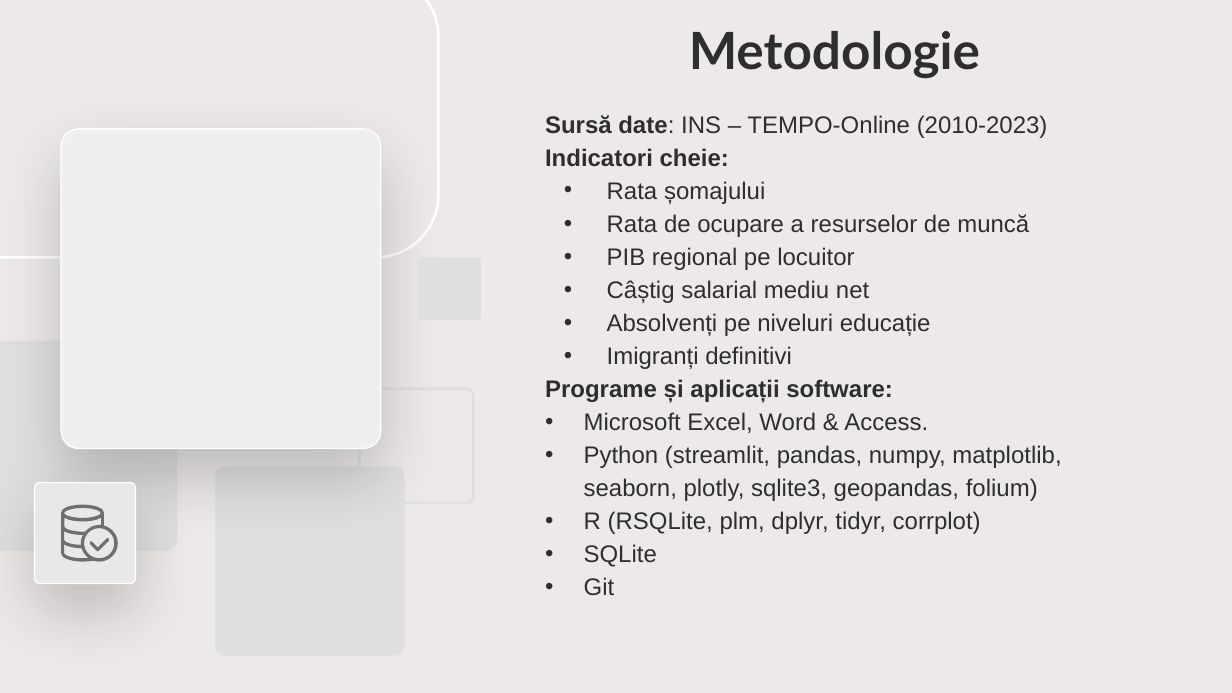
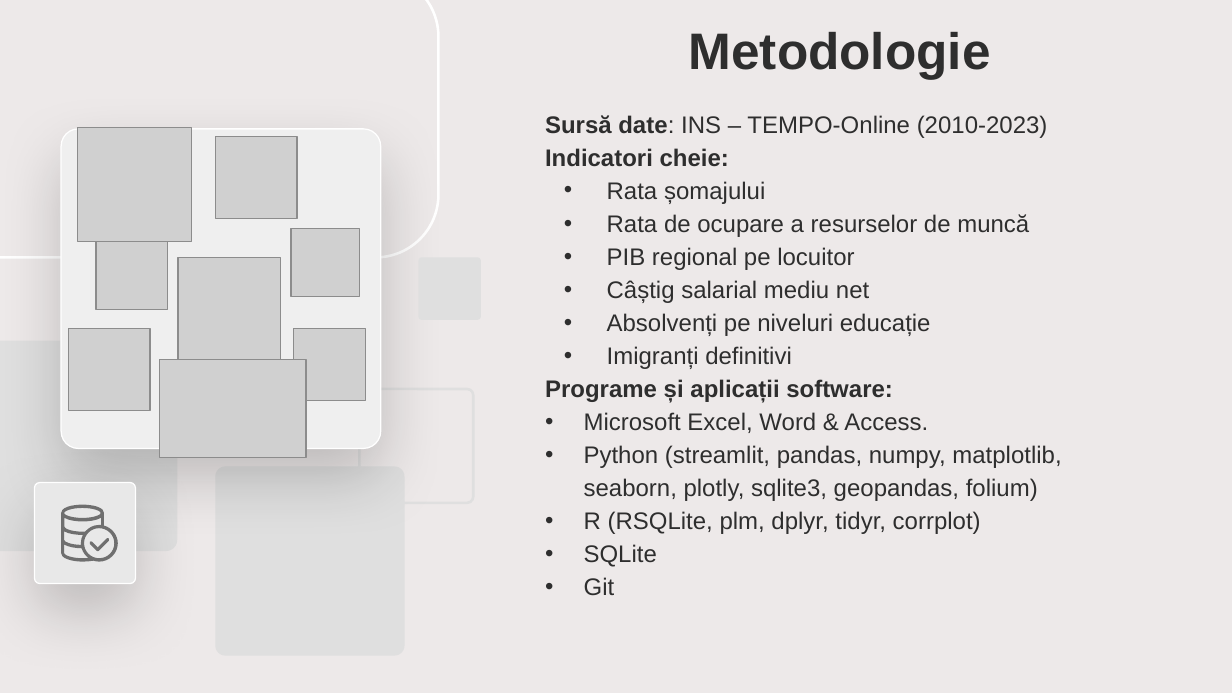
Before and after one commit to d4vjd/Labor-Market-Analysis-App, a slide deck: slide 8 of Prezentare.pptx. Drawn at 1232x693 pixels with LibreOffice and Linux fonts; fonts in the diff are those of the drawing; grey boxes stand for pictures. Boxes give left, top, right and bottom in pixels: in the first picture for what was removed or moved away, otherwise in the second. Text is boxed around its words. In the diff, an @@ line names an element or a change of style, - is before the commit and + after.

Commit message:
ppt

```diff
--- a/Prezentare.pptx
+++ b/Prezentare.pptx
@@ text "Metodologie" at <box>689,32,991,79</box>: font Lato to Arial @@
@@ picture added at <box>78,127,191,240</box> @@
@@ picture added at <box>216,137,297,218</box> @@
@@ picture added at <box>96,238,168,309</box> @@
@@ picture added at <box>291,228,359,296</box> @@
@@ picture added at <box>177,257,280,360</box> @@
@@ picture added at <box>68,329,149,410</box> @@
@@ picture added at <box>293,329,365,400</box> @@
@@ picture added at <box>159,360,306,457</box> @@
```
Also in this commit, not shown: 30 other slides changed, 6 slides removed, 6 other files.
